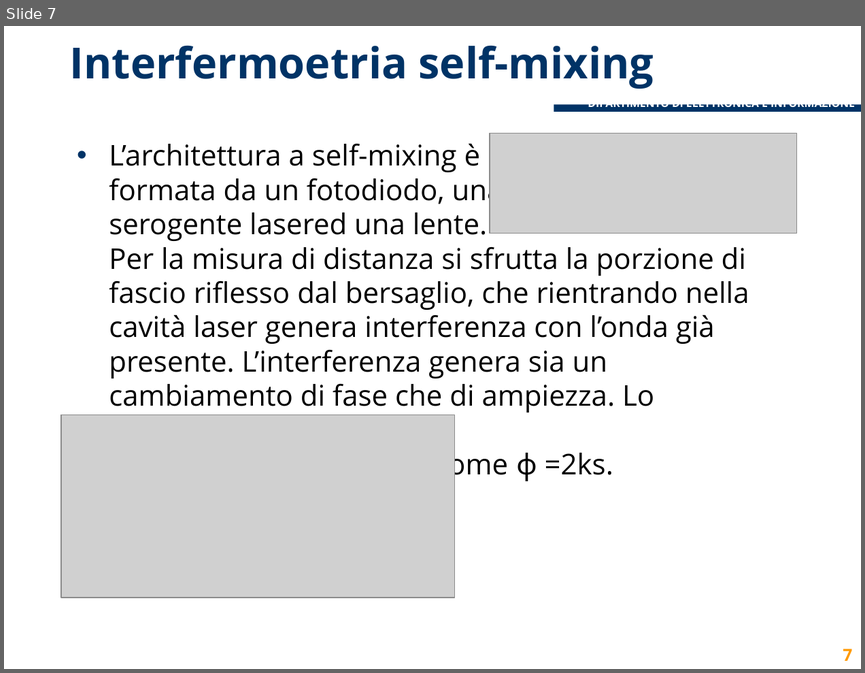
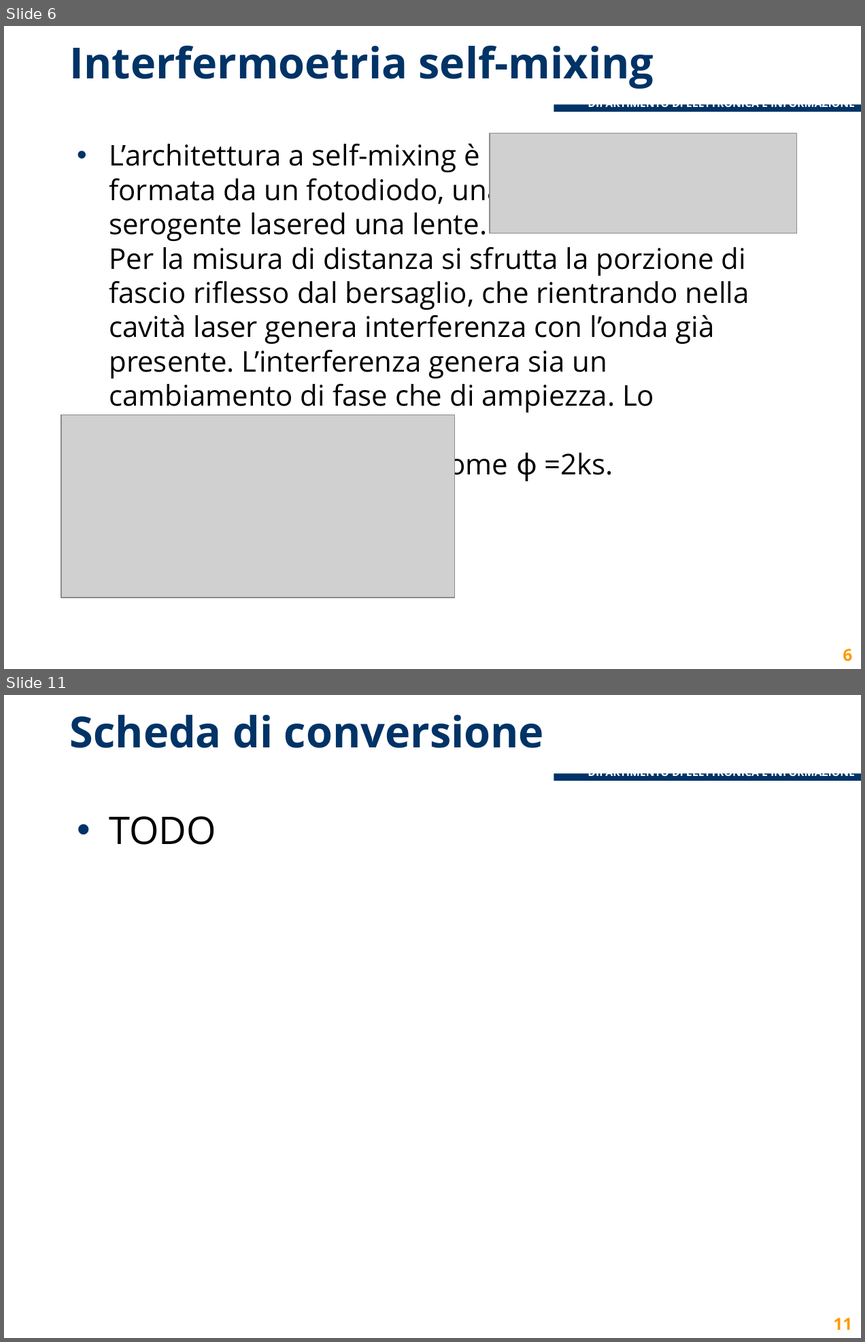
Before and after one commit to lcavagnispolimi/thesis_latex, a slide deck: Presentazione standard2.pptx. Shown one above the other, each under a label of ours: slide 7 before the commit, slides 6 and 11 after it; the slides between them are not shown. The pictures are 865x673 and 865x1342 pixels, drawn with LibreOffice and Linux fonts; fonts in the diff are those of the drawing; grey boxes stand for pictures; background and template pictures are left out. Boxes give left, top, right and bottom in pixels: in the first picture for what was removed or moved away, otherwise in the second. Text is boxed around its words. In the diff, an @@ line names an element or a change of style, - is before the commit and + after.

```diff
--- a/Presentazione standard2.pptx
+++ b/Presentazione standard2.pptx
@@ slide 11 added at (4,695,861,1338), background #FFFFFF; not listed: 2 template elements that a slide beside it also shows @@
@@ title added at (70,715,544,748), 36 pt, text #003366, bold @@
+Scheda di conversione
@@ text added at (109,816,216,845), 32 pt, text #000000 @@
+• TODO
@@ page number added at (833,1317,852,1329), 14 pt, text #FF9900, bold @@
+11
@@ what was slide 7 is now slide 6 @@
@@ page number at (842,648,852,661): text changed @@
-7
+6
```
Also in this commit, not shown: 2 slides changed, 13 other slides added, 1 other file.
